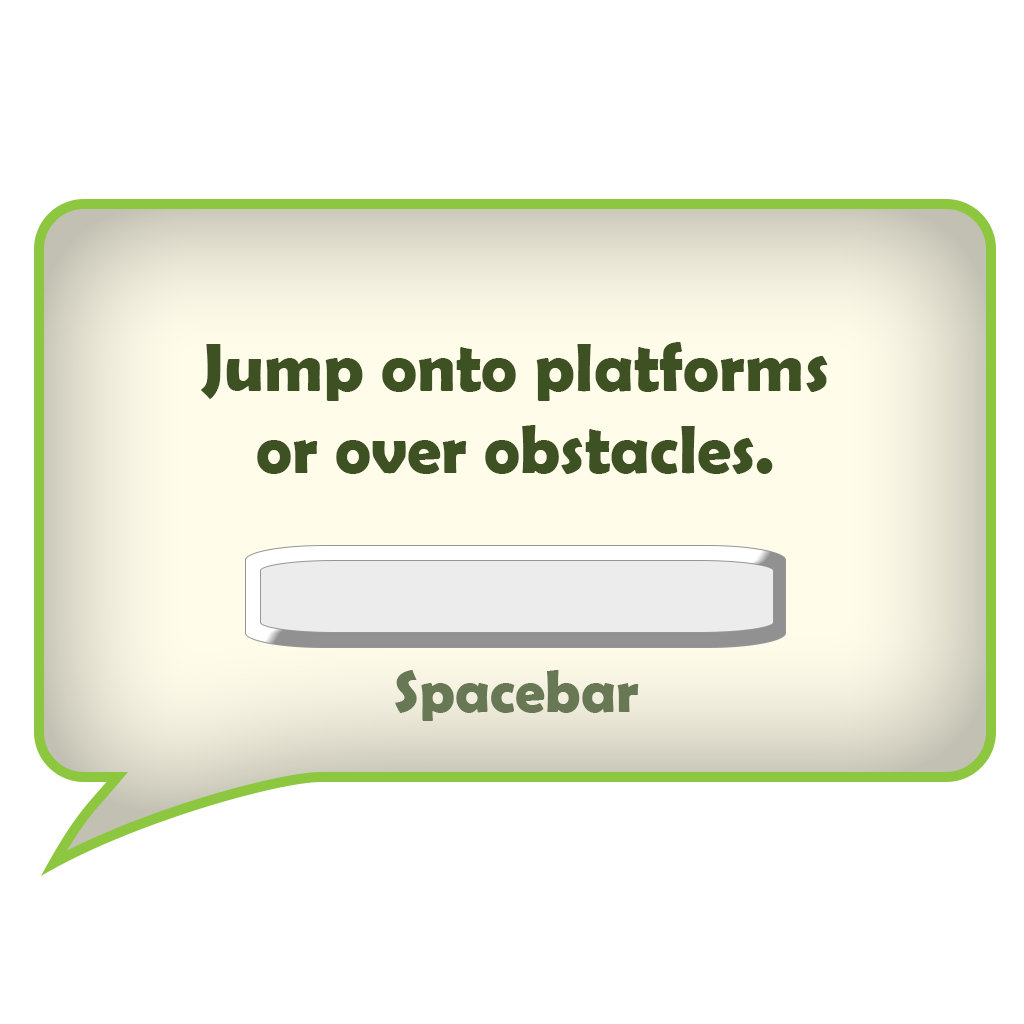
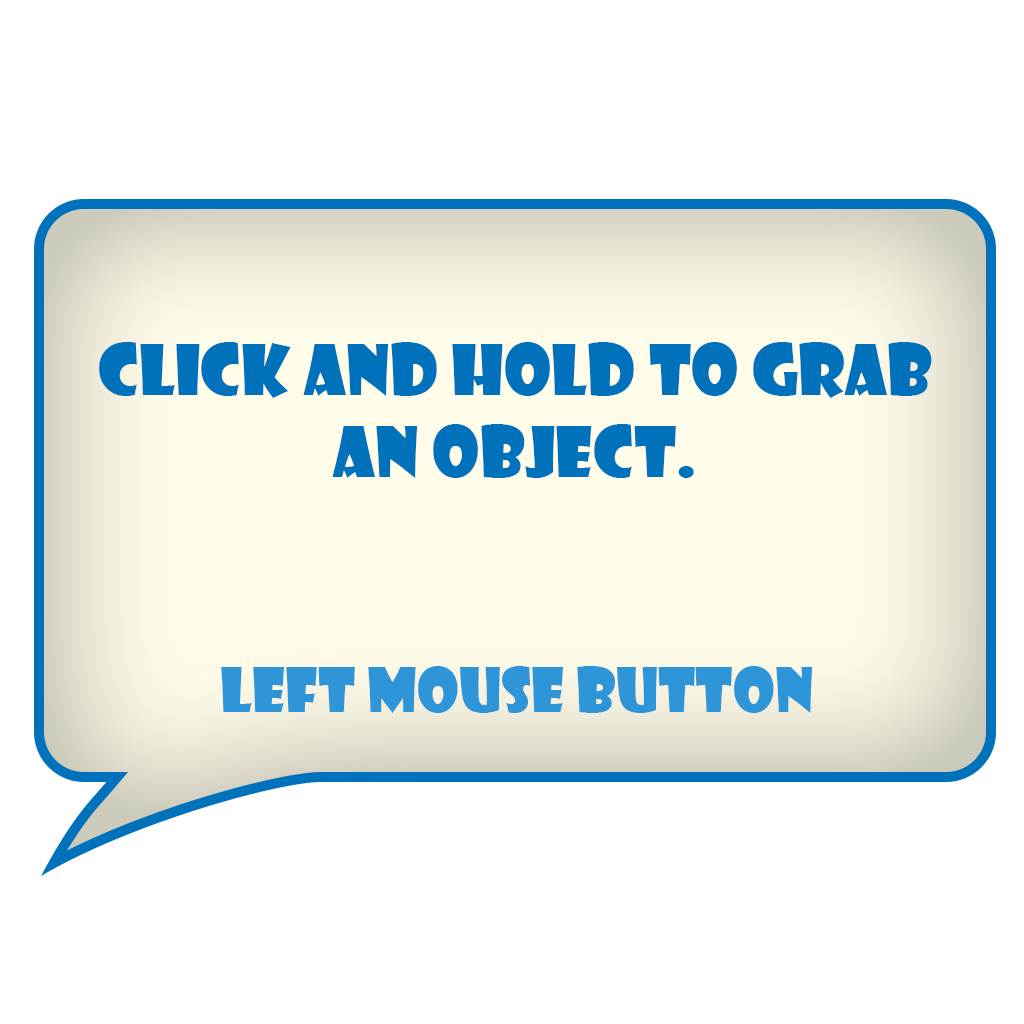
Two versions of the same layered image (1024×1024). Layer-by-layer changes:
renamed "Jump onto platforms or over obstacles." to "Click and hold to grab an object.", painted on it over [99, 342, 932, 478]
renamed "Spacebar" to "left mouse button", moved it out of group "Letter Button", painted on it over [221, 666, 813, 721]
moved "Rounded Rectangle 2 copy" (1st of 2, in "Letter Button copy 2") into group "Letter Button copy 2", painted on it over [260, 557, 774, 633]
moved "Rounded Rectangle 2" (1st of 2, in "Letter Button copy 2") into group "Letter Button copy 2", painted on it over [245, 545, 786, 648]
removed group "Letter Button" (4 layers) over [245, 545, 786, 721]
painted on "Rounded Rectangle 1" over [34, 199, 996, 876]
